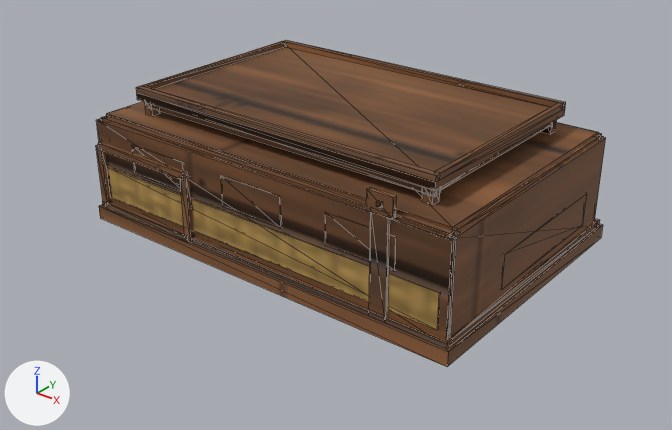
The FBX model art/models/Intermediate.Folktails/LOD2.fbx as it was, and as the next commit left it.
Before and after are seen from a 50 mm camera at (3.69, -4.72, 3.0) aimed at (0.05, -0.16, 0.18). Every picture has the same lights, and +X, +Y and +Z are marked at lower left. The picture after the commit comes second. Mesh edges are drawn as thin lines. Vertices at exactly the same position are counted once.

Before the edit, the objects in view are built like this:
```python
me_sm_hdbf_boxfarm_intermediate_lod2_mesh = bpy.data.meshes.new('SM_HDBF_BoxFarm_Intermediate_LOD2_mesh')
me_sm_hdbf_boxfarm_intermediate_lod2_mesh.from_pydata(...)  # 508 vertices, 820 faces; spans x -1.5..1.5, y -1.0..1.0, z 0.0..1.0
# faces by material slot: [748, 36, 36]
me_sm_hdbf_boxfarm_intermediate_lod2_mesh.materials.append(mat_m_hdbf_wood)
me_sm_hdbf_boxfarm_intermediate_lod2_mesh.materials.append(mat_m_hdbf_glass)
me_sm_hdbf_boxfarm_intermediate_lod2_mesh.materials.append(mat_m_hdbf_fabric)
ob_sm_hdbf_boxfarm_intermediate_lod2 = bpy.data.objects.new('SM_HDBF_BoxFarm_Intermediate_LOD2', me_sm_hdbf_boxfarm_intermediate_lod2_mesh)
ob_sm_hdbf_boxfarm_intermediate_lod2.location = (0.0, 0.0, 0.0)
```
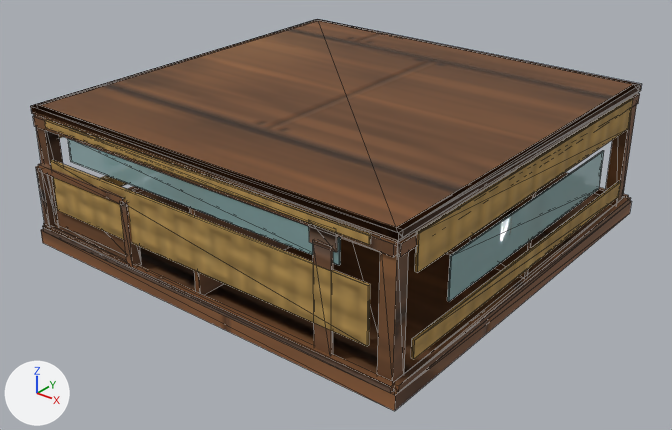
Location of each change, [x1, y1, x2, y2] in pixels of the pictures (672 x 430 px; the box of a moved part takes in the faces that stretch with it):
'SM_HDBF_BoxFarm_Intermediate_LOD2', reshaped (20% wider, 20% taller): before [96, 40, 606, 367]; after [30, 19, 642, 411]
part 1 of me_sm_hdbf_boxfarm_intermediate_lod2_mesh, moved or reshaped: before [99, 204, 603, 367]; after [41, 190, 632, 411]
part 2 of me_sm_hdbf_boxfarm_intermediate_lod2_mesh, added: after [472, 192, 536, 278]
part 3 of me_sm_hdbf_boxfarm_intermediate_lod2_mesh, added (mostly hidden): after [188, 168, 290, 295]
part 4 of me_sm_hdbf_boxfarm_intermediate_lod2_mesh, added: after [34, 114, 63, 227]
part 5 of me_sm_hdbf_boxfarm_intermediate_lod2_mesh, added: after [605, 93, 638, 205]
part 6 of me_sm_hdbf_boxfarm_intermediate_lod2_mesh, added: after [377, 236, 409, 382]
part 7 of me_sm_hdbf_boxfarm_intermediate_lod2_mesh, moved or reshaped: before [101, 116, 458, 237]; after [33, 116, 396, 257]
part 8 of me_sm_hdbf_boxfarm_intermediate_lod2_mesh, added: after [398, 93, 640, 257]
part 9 of me_sm_hdbf_boxfarm_intermediate_lod2_mesh, added: after [68, 139, 341, 265]
part 10 of me_sm_hdbf_boxfarm_intermediate_lod2_mesh, added: after [447, 151, 604, 301]
part 11 of me_sm_hdbf_boxfarm_intermediate_lod2_mesh, added: after [45, 120, 371, 245]
part 12 of me_sm_hdbf_boxfarm_intermediate_lod2_mesh, added: after [51, 160, 370, 346]
part 13 of me_sm_hdbf_boxfarm_intermediate_lod2_mesh, added (mostly hidden): after [100, 175, 127, 186]
part 14 of me_sm_hdbf_boxfarm_intermediate_lod2_mesh, added: after [415, 98, 633, 272]
part 15 of me_sm_hdbf_boxfarm_intermediate_lod2_mesh, added: after [411, 181, 621, 359]
part 16 of me_sm_hdbf_boxfarm_intermediate_lod2_mesh, added (mostly hidden): after [446, 173, 569, 255]
part 17 of me_sm_hdbf_boxfarm_intermediate_lod2_mesh, rebuilt (42% wider, 47% taller): before [136, 40, 566, 191]; after [30, 19, 642, 242]
part 18 of me_sm_hdbf_boxfarm_intermediate_lod2_mesh, deleted: before [96, 102, 606, 349]
part 19 of me_sm_hdbf_boxfarm_intermediate_lod2_mesh, built on: before [106, 101, 598, 230]; after [36, 163, 631, 393]

Patch to the scene script:
```diff
--- a/art/models/Intermediate.Folktails/LOD2.fbx.py
+++ b/art/models/Intermediate.Folktails/LOD2.fbx.py
@@ me_sm_hdbf_boxfarm_intermediate_lod2_mesh @@
-me_sm_hdbf_boxfarm_intermediate_lod2_mesh.from_pydata(...)  # 508 vertices, 820 faces; spans x -1.5..1.5, y -1.0..1.0, z 0.0..1.0
+me_sm_hdbf_boxfarm_intermediate_lod2_mesh.from_pydata(...)  # 508 vertices, 798 faces; spans x -1.5..1.5, y -1.5..1.5, z 0.0..1.0
+# me_sm_hdbf_boxfarm_intermediate_lod2_mesh part 1: the loose piece of 8 vertices spanning x -1.5..1.5, y -1.0..1.0, z 0.0..0.1 is scaled about its middle by (1, 1.5, 1)
+# me_sm_hdbf_boxfarm_intermediate_lod2_mesh part 2: a new loose piece, a box spanning x -1.44..1.44, y -0.02..0.02, z 0.1..0.95, in mat_m_hdbf_wood
+# me_sm_hdbf_boxfarm_intermediate_lod2_mesh part 3: a new loose piece, a box spanning x -0.02..0.02, y -1.44..1.44, z 0.1..0.95, in mat_m_hdbf_wood
+# me_sm_hdbf_boxfarm_intermediate_lod2_mesh part 4: a new loose piece, a box spanning x -1.45..-1.35, y -1.45..-1.35, z 0.1..0.95, in mat_m_hdbf_wood
+# me_sm_hdbf_boxfarm_intermediate_lod2_mesh part 5: a new loose piece, a box spanning x 1.35..1.45, y 1.35..1.45, z 0.1..0.95, in mat_m_hdbf_wood
+# me_sm_hdbf_boxfarm_intermediate_lod2_mesh part 6: a new loose piece, a box spanning x 1.35..1.45, y -1.45..-1.35, z 0.1..0.95, in mat_m_hdbf_wood
+# me_sm_hdbf_boxfarm_intermediate_lod2_mesh part 7: the loose piece of 8 vertices spanning x -1.43..1.43, y -0.94..-0.86, z 0.7..0.78 is moved by (0.0, -0.53, 0.16)
+# me_sm_hdbf_boxfarm_intermediate_lod2_mesh part 8: a new loose piece, a box spanning x 1.395..1.465, y -1.44..1.44, z 0.865..0.935, in mat_m_hdbf_wood
+# me_sm_hdbf_boxfarm_intermediate_lod2_mesh part 9: a new loose piece, a box spanning x -1.1..1.1, y -1.458..-1.446, z 0.7..0.86, in mat_m_hdbf_glass
+# me_sm_hdbf_boxfarm_intermediate_lod2_mesh part 10: a new loose piece, a box spanning x 1.446..1.458, y -0.95..0.95, z 0.38..0.66, in mat_m_hdbf_glass
+# me_sm_hdbf_boxfarm_intermediate_lod2_mesh part 11: a new loose piece, a box spanning x -1.3..1.3, y -1.475..-1.457, z 0.89..0.94, in mat_m_hdbf_fabric
+# me_sm_hdbf_boxfarm_intermediate_lod2_mesh part 12: a new loose piece, a box spanning x -1.3..1.3, y -1.475..-1.457, z 0.3..0.66, in mat_m_hdbf_fabric
+# me_sm_hdbf_boxfarm_intermediate_lod2_mesh part 13: a new loose piece, a box spanning x -1.475..-1.457, y -1.3..1.3, z 0.2..0.32, in mat_m_hdbf_fabric
+# me_sm_hdbf_boxfarm_intermediate_lod2_mesh part 14: a new loose piece, a box spanning x 1.457..1.475, y -1.3..1.3, z 0.72..0.94, in mat_m_hdbf_fabric
+# me_sm_hdbf_boxfarm_intermediate_lod2_mesh part 15: a new loose piece, a box spanning x 1.457..1.475, y -1.3..1.3, z 0.2..0.32, in mat_m_hdbf_fabric
+# me_sm_hdbf_boxfarm_intermediate_lod2_mesh part 16: a new loose piece, a box spanning x 0.11..1.21, y -0.28..1.3, z 0.245..0.275, in mat_m_hdbf_wood
+# me_sm_hdbf_boxfarm_intermediate_lod2_mesh part 17: the loose piece of 28 vertices spanning x -1.23..1.23, y -0.77..0.77, z 0.91..1.0 is rebuilt with 28 vertices and now spans x -1.46..1.46, y -1.46..1.46, z 0.95..1.0
+# me_sm_hdbf_boxfarm_intermediate_lod2_mesh part 18: 42 loose pieces with 432 vertices, spanning x -1.48..1.48, y -0.99..0.98, z 0.08..0.91, are deleted
+# me_sm_hdbf_boxfarm_intermediate_lod2_mesh part 19: 16 vertices removed from x -1.46..1.42, y -0.9..0.9, z 0.18..0.8; 208 vertices added at x -1.5..1.5, y -1.5..1.5, z 0.08..0.95
+# other edits to the shape of me_sm_hdbf_boxfarm_intermediate_lod2_mesh do not show in these pictures
 me_sm_hdbf_boxfarm_intermediate_lod2_mesh.materials.append(mat_m_hdbf_wood)
```
